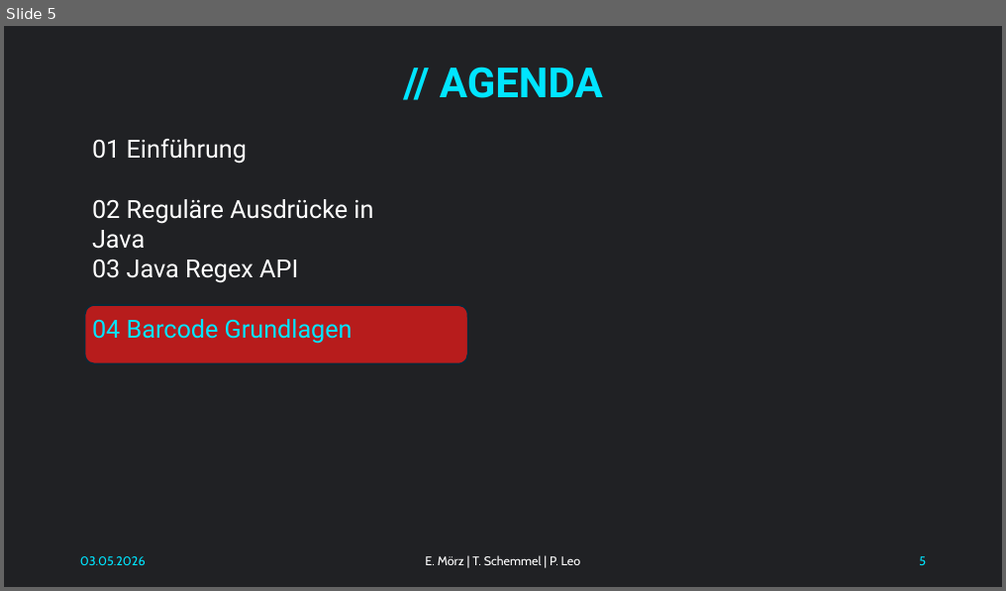
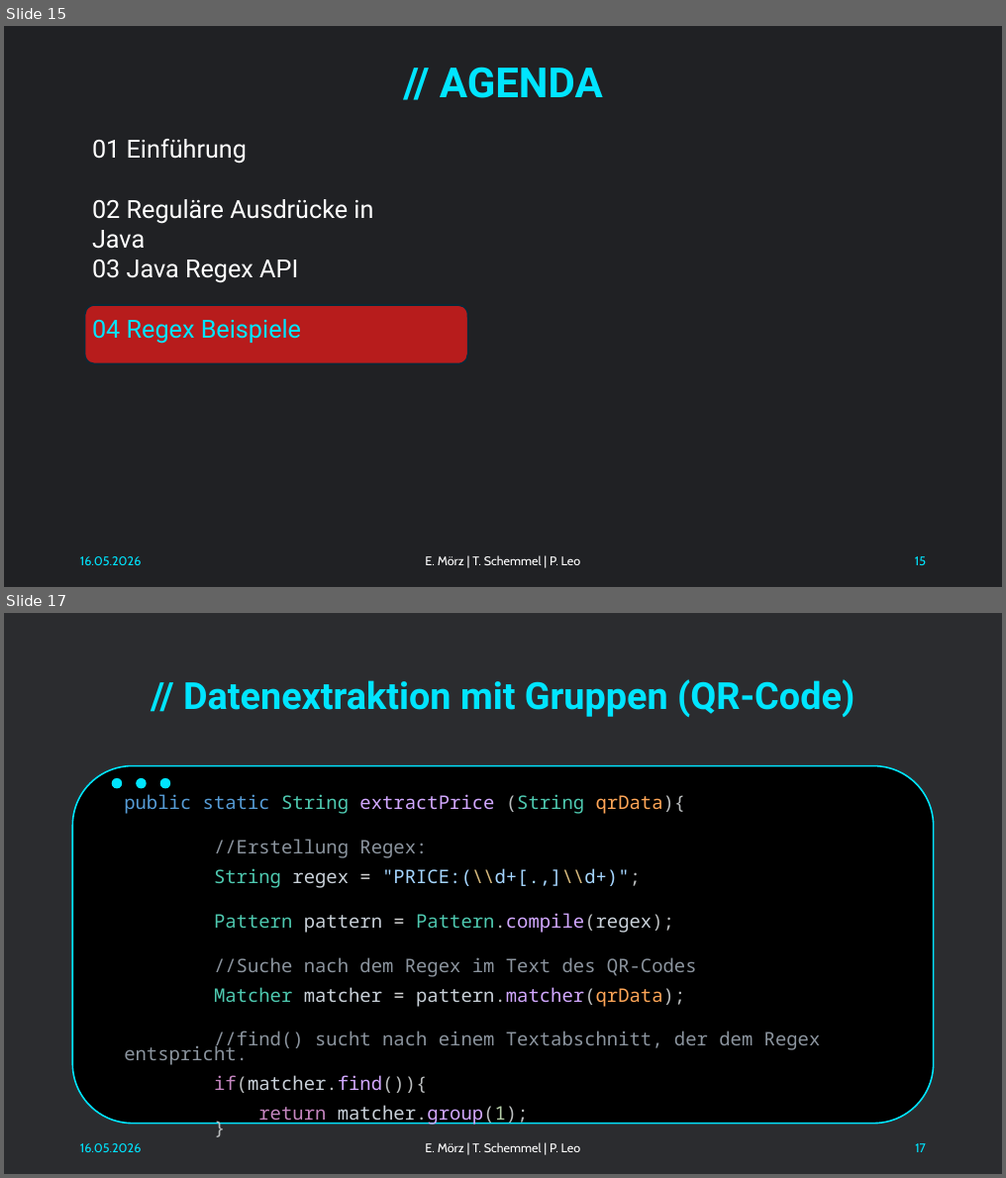
Before and after one commit to NachtsternBuild/little-barcode, a slide deck: docs/Präsentation.pptx. Shown one above the other, each under a label of ours: slide 5 before the commit, slides 15 and 17 after it; the slides between them are not shown. The pictures are 1006x591 and 1006x1178 pixels, drawn with LibreOffice and Linux fonts; fonts in the diff are those of the drawing; background and template pictures are left out. Boxes give left, top, right and bottom in pixels: in the first picture for what was removed or moved away, otherwise in the second. Text is boxed around its words. In the diff, an @@ line names an element or a change of style, - is before the commit and + after.

```diff
--- a/docs/Präsentation.pptx
+++ b/docs/Präsentation.pptx
@@ slide 17 added at (4,613,1002,1174), background #202124 at 95% opacity @@
@@ title added at (183,679,854,717), 36 pt, text #00E5FF, bold @@
+// Datenextraktion mit Gruppen (QR-Code)
@@ rounded rectangle added at (73,765,934,1124), fill #000000, outline #00E5FF 1.5 pt @@
@@ ellipse added at (113,779,122,788), fill #00E5FF, outline #00E5FF 1.5 pt @@
@@ ellipse added at (137,779,146,788), fill #00E5FF, outline #00E5FF 1.5 pt @@
@@ ellipse added at (161,779,170,788), fill #00E5FF, outline #00E5FF 1.5 pt @@
@@ text added at (124,794,821,1127), 18 pt, text #8B949E @@
+public static String extractPrice (String qrData){
+//Erstellung Regex:
+String regex = "PRICE:(\\d+[.,]\\d+)";
+Pattern pattern = Pattern.compile(regex);
+//Suche nach dem Regex im Text des QR-Codes
+Matcher matcher = pattern.matcher(qrData);
+//find() sucht nach einem Textabschnitt, der dem Regex entspricht.
+if(matcher.find()){
+return matcher.group(1);
+}
@@ text added at (80,1144,142,1153), 12 pt, text #00E5FF @@
+16.05.2026
@@ text added at (425,1143,581,1153), 12 pt, text #FFFFFF @@
+E. Mörz | T. Schemmel | P. Leo
@@ page number added at (915,1144,926,1153), 12 pt, text #00E5FF @@
+17
@@ what was slide 5 is now slide 15 @@
@@ slide 15 changed as well @@
@@ text at (92,319,301,344): text changed @@
-04 Barcode Grundlagen
+04 Regex Beispiele
@@ text at (80,557,142,566): text changed @@
-03.05.2026
+16.05.2026
@@ page number at (915,557,926,566): text changed @@
-5
+15
```
Also in this commit, not shown: 8 other slides changed, 16 other slides added.
